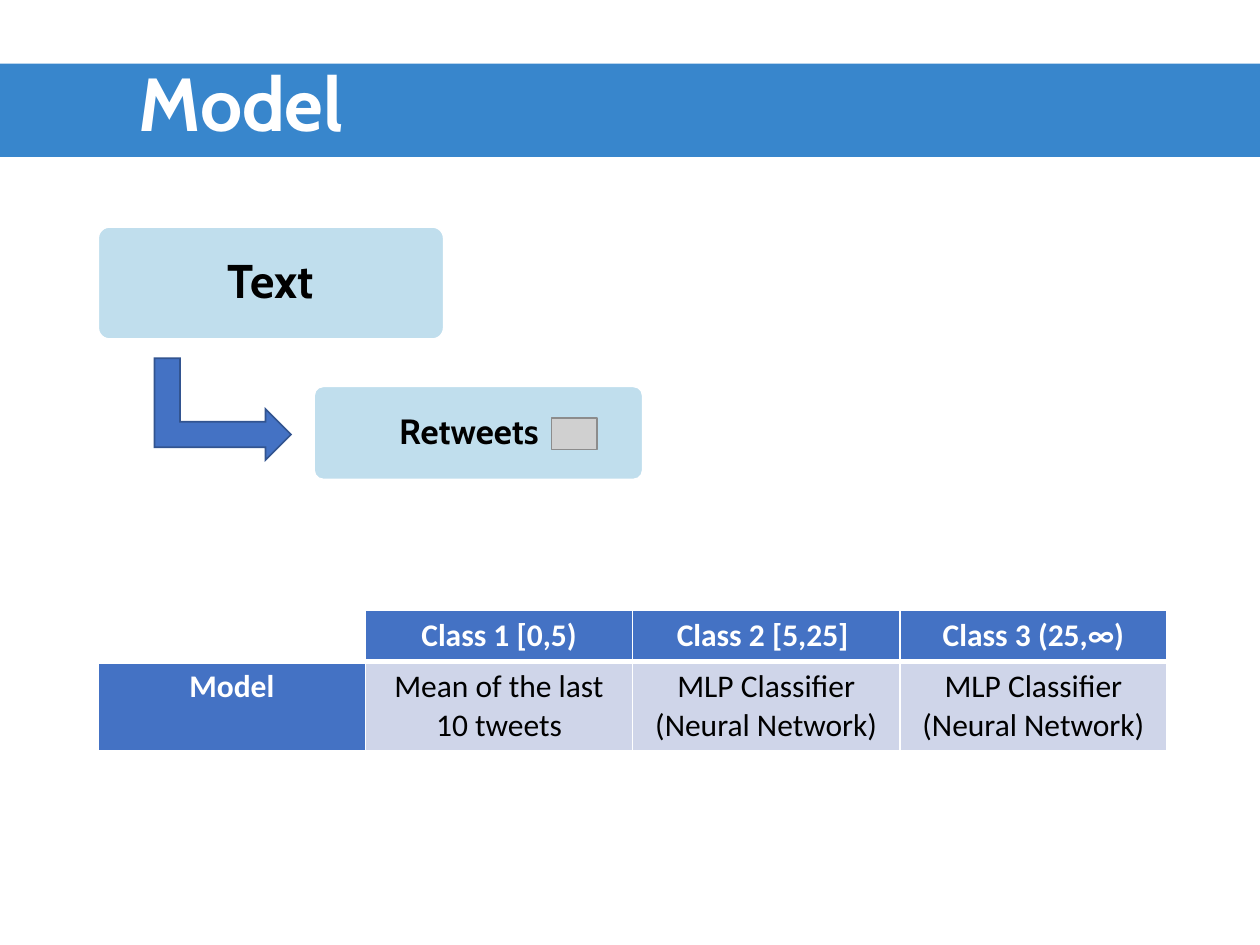
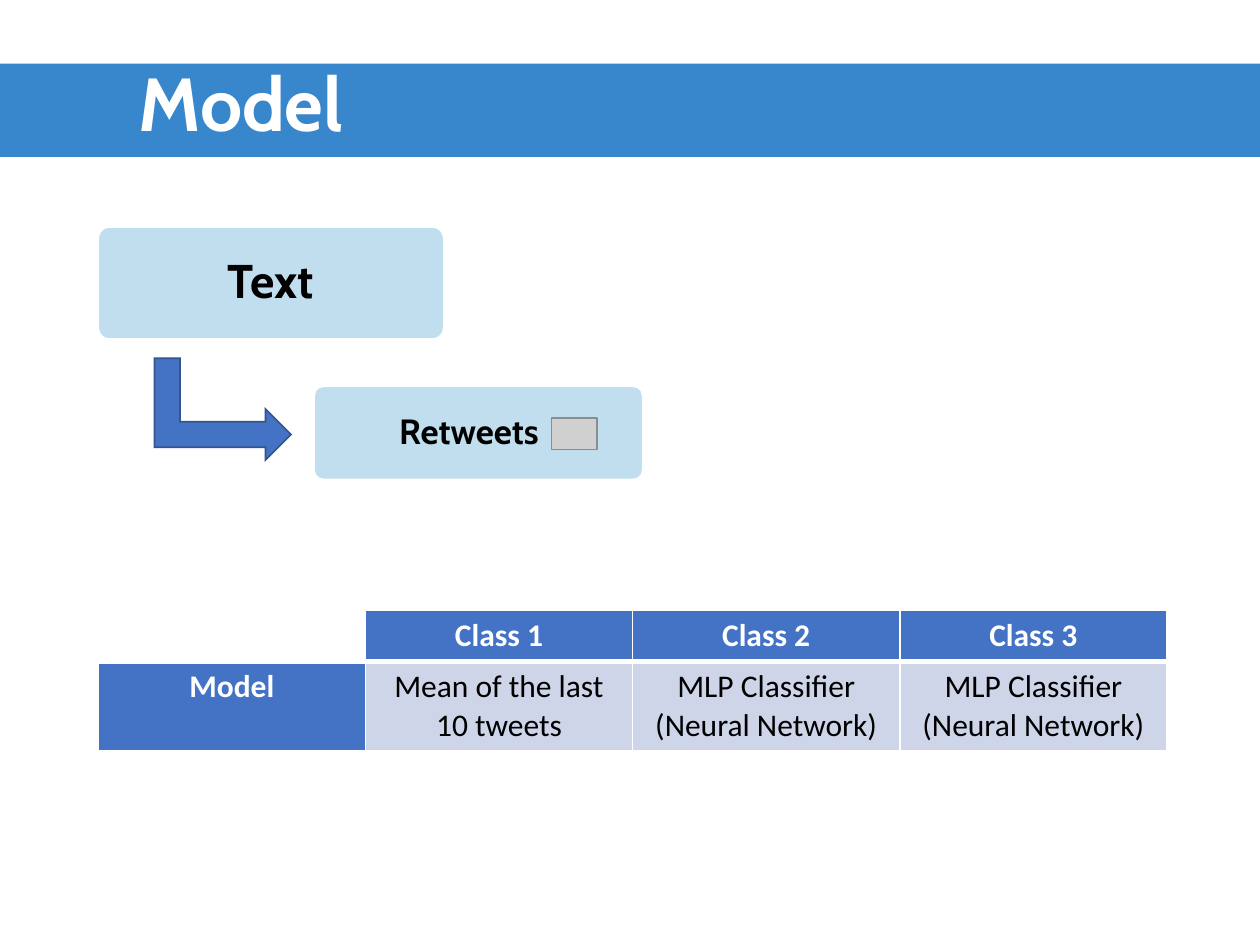
Before and after one commit to ADS2018UB/tweempact, a slide deck: slide 9 of Presentation/development.pptx. Drawn at 1260x945 pixels with LibreOffice and Linux fonts; fonts in the diff are those of the drawing; grey boxes stand for pictures; background and template pictures are left out. Boxes give left, top, right and bottom in pixels: in the first picture for what was removed or moved away, otherwise in the second. Text is boxed around its words. In the diff, an @@ line names an element or a change of style, - is before the commit and + after.

```diff
--- a/Presentation/development.pptx
+++ b/Presentation/development.pptx
@@ table at (x1=98, y1=610, x2=1167, y2=748) @@
-row 1:  | Class 1 [0,5) | Class 2 [5,25] | Class 3 (25,∞)
+row 1:  | Class 1 | Class 2 | Class 3
```
Also in this commit, not shown: 2 other slides changed, 1 other file.
